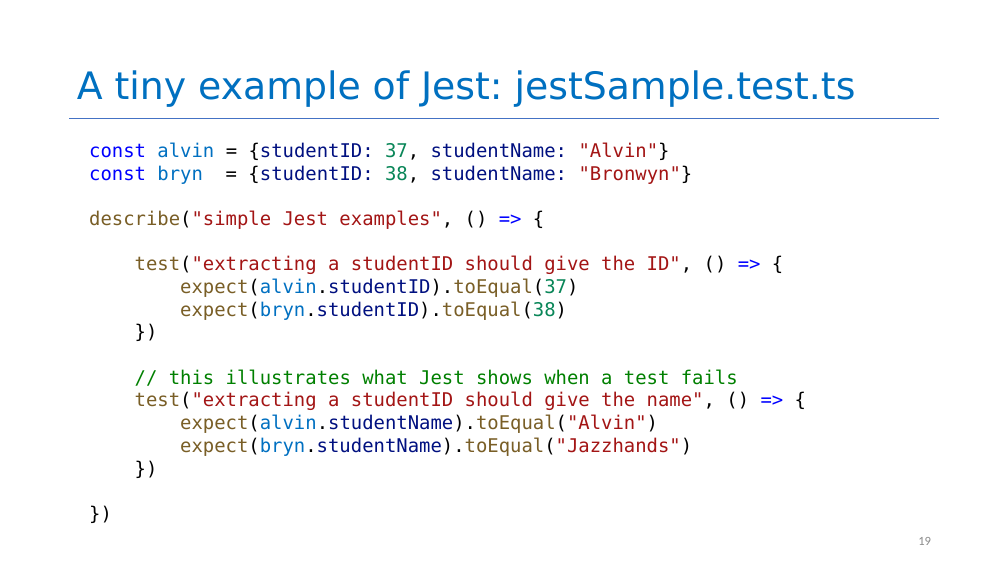
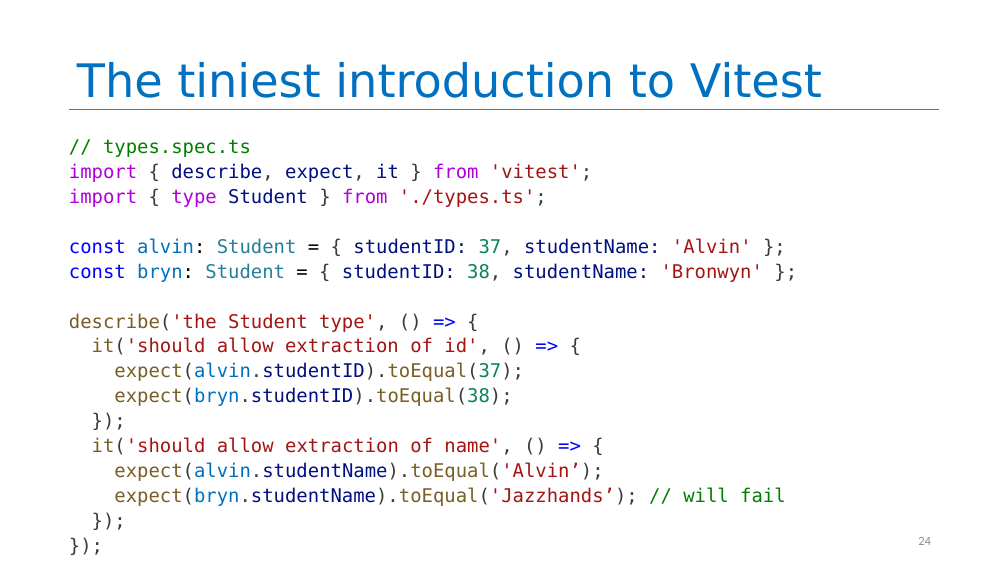
Before and after one commit to neu-se/CS4530-Spring-2026, a slide deck: slide 24 of Slides/Module 02 From Requirements to Code.pptx (slide 19 before the commit). Drawn at 1008x567 pixels with LibreOffice and Linux fonts; fonts in the diff are those of the drawing. Boxes give left, top, right and bottom in pixels: in the first picture for what was removed or moved away, otherwise in the second. Text is boxed around its words. In the diff, an @@ line names an element or a change of style, - is before the commit and + after.

```diff
--- a/Slides/Module 02 From Requirements to Code.pptx
+++ b/Slides/Module 02 From Requirements to Code.pptx
@@ title at (x1=77, y1=62, x2=822, y2=98): text changed; size 36 to 44 pt @@
-A tiny example of Jest: jestSample.test.ts
+The tiniest introduction to Vitest
@@ line moved from (70, 118) - (939, 118) to (70, 110) - (939, 110) @@
@@ text at (x1=69, y1=139, x2=786, y2=506): text changed @@
-const alvin = {studentID: 37, studentName: "Alvin"}
-const bryn = {studentID: 38, studentName: "Bronwyn"}
-describe("simple Jest examples", () => {
-test("extracting a studentID should give the ID", () => {
-expect(alvin.studentID).toEqual(37)
-expect(bryn.studentID).toEqual(38)
-})
-// this illustrates what Jest shows when a test fails
-test("extracting a studentID should give the name", () => {
-expect(alvin.studentName).toEqual("Alvin")
-expect(bryn.studentName).toEqual("Jazzhands")
-})
-})
+// types.spec.ts
+import { describe, expect, it } from 'vitest';
+import { type Student } from './types.ts';
+const alvin: Student = { studentID: 37, studentName: 'Alvin' };
+const bryn: Student = { studentID: 38, studentName: 'Bronwyn' };
+describe('the Student type', () => {
+it('should allow extraction of id', () => {
+expect(alvin.studentID).toEqual(37);
+expect(bryn.studentID).toEqual(38);
+});
+it('should allow extraction of name', () => {
+expect(alvin.studentName).toEqual('Alvin’);
+expect(bryn.studentName).toEqual('Jazzhands’); // will fail
+});
+});
@@ page number at (x1=918, y1=537, x2=931, y2=545): text changed @@
-19
+24
```
Also in this commit, not shown: 11 other slides changed, 19 slides added, 15 slides removed, 1 other file.
